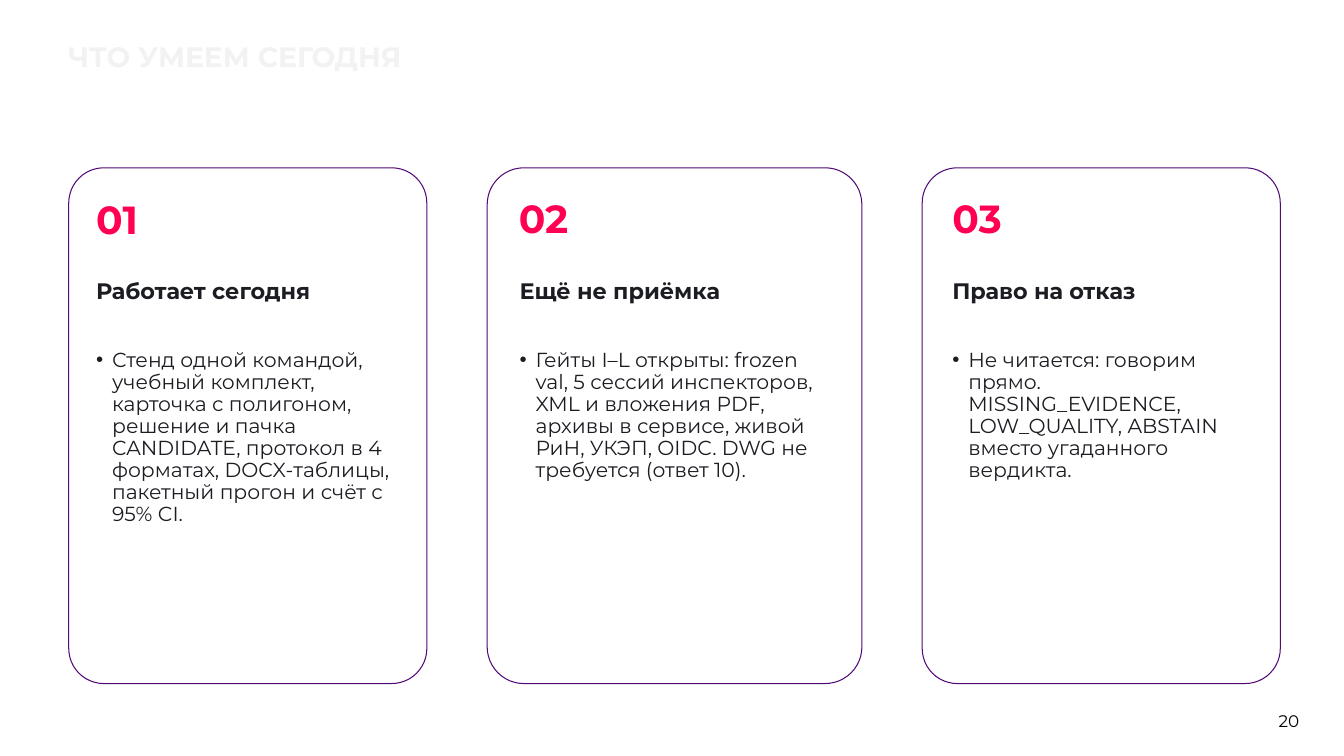
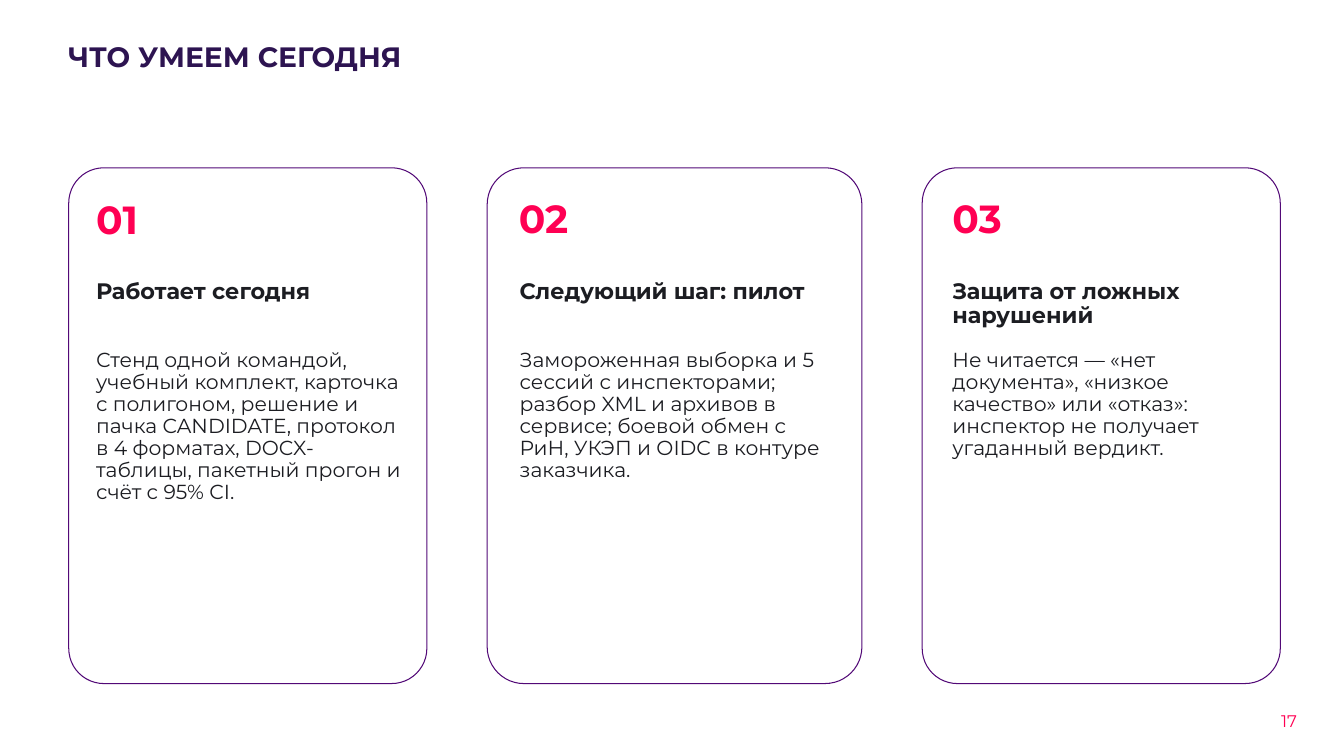
Before and after one commit to KonkovDV/Kontur, a slide deck: slide 17 of submission/03-presentation/Kontur.pptx (slide 20 before the commit). Drawn at 1344x756 pixels with LibreOffice and Linux fonts; fonts in the diff are those of the drawing; background and template pictures are left out. Boxes give left, top, right and bottom in pixels: in the first picture for what was removed or moved away, otherwise in the second. Text is boxed around its words. In the diff, an @@ line names an element or a change of style, - is before the commit and + after.

```diff
--- a/submission/03-presentation/Kontur.pptx
+++ b/submission/03-presentation/Kontur.pptx
@@ title "ЧТО УМЕЕМ СЕГОДНЯ" at bbox=[68, 47, 402, 71]: text colour none to #2D1451 @@
@@ text at bbox=[520, 282, 805, 304]: text changed @@
-Ещё не приёмка
+Следующий шаг: пилот
@@ text at bbox=[952, 283, 1179, 328]: text changed @@
-Право на отказ
+Защита от ложных нарушений
@@ text "Стенд одной командой, учебный комплект, ..." at bbox=[96, 352, 401, 499]: bullet • to none @@
@@ text at bbox=[520, 351, 820, 477]: text changed @@
-• Гейты I–L открыты: frozen val, 5 сессий инспекторов, XML и вложения PDF, архивы в сервисе, живой РиН, УКЭП, OIDC. DWG не требуется (ответ 10).
+Замороженная выборка и 5 сессий с инспекторами; разбор XML и архивов в сервисе; боевой обмен с РиН, УКЭП и OIDC в контуре заказчика.
@@ text at bbox=[952, 352, 1198, 459]: text changed @@
-• Не читается: говорим прямо. MISSING_EVIDENCE, LOW_QUALITY, ABSTAIN вместо угаданного вердикта.
+Не читается — «нет документа», «низкое качество» или «отказ»: инспектор не получает угаданный вердикт.
@@ text at bbox=[1281, 715, 1297, 727]: text changed; text colour none to #FF0053 @@
-20
+17
```
Also in this commit, not shown: 23 other slides changed, 6 slides added, 5 other files.
